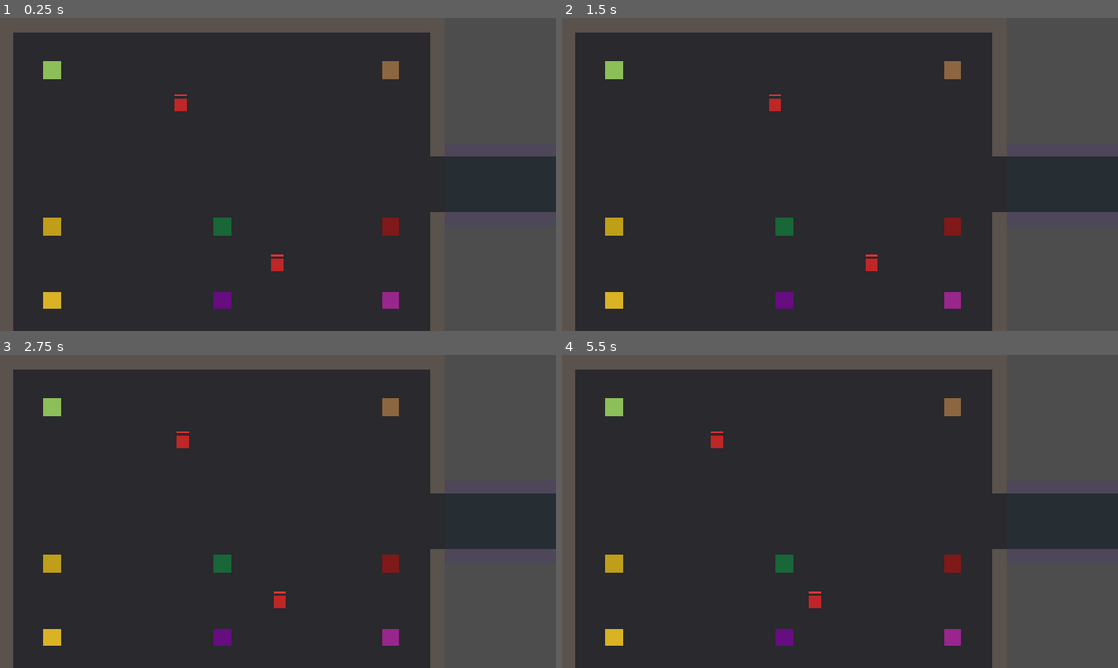
Above: before the commit, frames 1-4 (two rows, left to right).
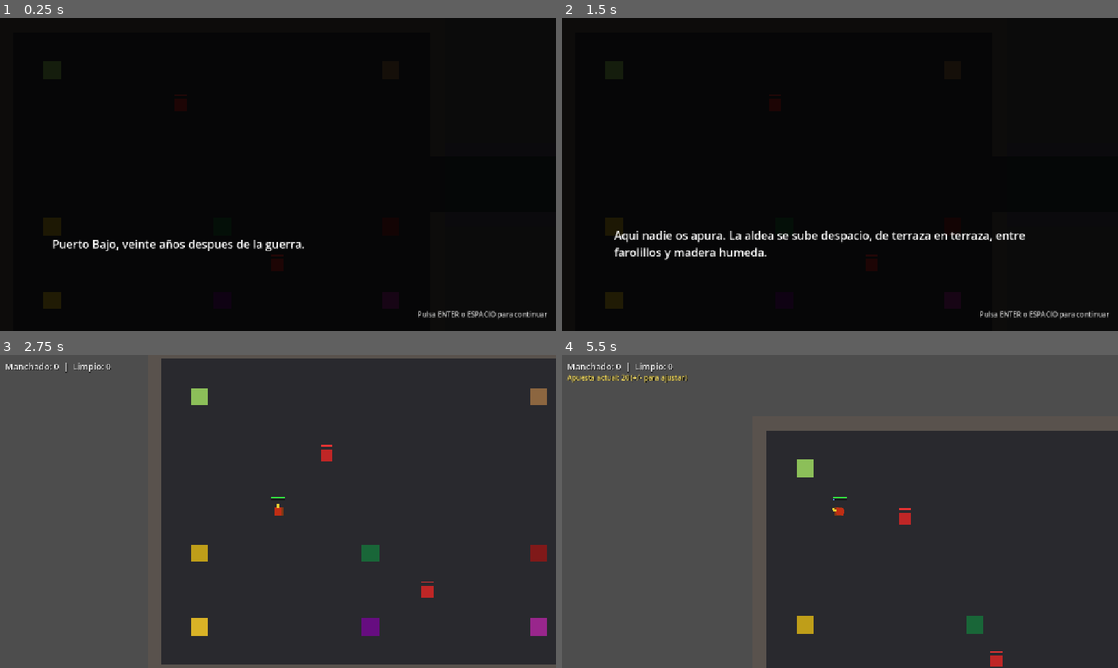
Above: after the commit, the same moments.

Repository: thejowe/ninjex
Game: Godot game, scene res://scenes/main/main.tscn
Same seed, same stepped clock (60 frames per second), same inputs: the game is played once before the commit and once after it.
Inputs (mouse positions are in pixels of both pictures, inside the frame that each line leads up to):
- Up to frame 1 (0.25 s): no input
- Up to frame 2 (1.5 s): tap Enter (ui_accept) at 0.5 s; move the mouse to (962, 158) at 0.52 s; hold D (move_right) 0.53-1.28 s; hold Enter (ui_accept) 0.53-1.28 s; move the mouse to (728, 190) at 1.27 s; hold S (move_down) from 1.28 s (still down); tap T (apostar_alto) at 1.35 s
- Up to frame 3 (2.75 s): tap Enter (ui_accept) at 1.52, 1.55, 1.82 s; release S (move_down) at 2 s; click (278, 480) at 2 s, where only the run after the commit has a clickable "1. Fuego"
- Up to frame 4 (5.5 s): move the mouse to (895, 442) at 2.77 s; hold D (move_right) 2.78-3.53 s; hold Enter (ui_accept) 2.78-3.53 s; tap B (apostar_bajo) at 2.85 s; move the mouse to (812, 574) at 3.52 s; hold W (move_up) 3.53-4.28 s; tap - (apuesta_bajar) at 3.6 s; tap Enter (ui_accept) at 3.77, 3.8, 4.07, 5.27, 5.3 s; move the mouse to (1006, 558) at 4.27 s; hold Enter (ui_accept) 4.28-5.03 s; hold A (move_left) from 4.28 s (still down); tap = (apuesta_subir) at 4.35 s; move the mouse to (673, 464) at 5.02 s; click (673, 464) at 5.1 s

The runs differ from the first frame. In frame 1, 100% of the frame differs, in the area x 0-100%, y 0-100%; in frame 2, 100%; in frame 3, 48%; in frame 4, 55%.

Commit message:
Prologo y eleccion de estilo (H6): pantalla previa al spawn + nombres definitivos

Diff:
--- a/resources/styles/fisico.tres
+++ b/resources/styles/fisico.tres
@@ -4,7 +4,7 @@
 
 [resource]
 script = ExtResource("1")
-style_name = "Fisico"
+style_name = "Taijutsu"
 element_name = "fisico"
 melee_only = true
 chakra_max = 0.0
@@ -33,4 +33,8 @@
 puertas_vulnerability_factor = 0.5
 puertas_vulnerability_damage_multiplier = 2.0
 puertas_potenciador_duration_multiplier = 2.0
+sellos_technique_name = "Sello del Golpe Fantasma"
+sellos_fisico_range = 110.0
+sellos_fisico_cone_degrees = 80.0
+sellos_fisico_damage = 60.0
 vida_maxima = 120.0
--- a/scenes/main/main.gd
+++ b/scenes/main/main.gd
@@ -3,19 +3,43 @@
 ## host o cliente segun argumento de arranque (tarea "unirse como cliente"):
 ## --server fuerza host, --client=IP se une a esa IP, sin argumentos cae en
 ## host por defecto (mismo comportamiento que antes, para no romper el
-## playtest de un solo peer). Placeholder de vertical slice: no hay menu,
-## para probar con 2 instancias reales se lanzan 2 .exe con distintos args.
+## playtest de un solo peer).
+##
+## H6: antes de conectar se muestra el prologo y la pantalla de eleccion de
+## estilo (ver scripts/ui/prologo.gd y seleccion_estilo.gd) -- cada peer las
+## ve solo en su pantalla, no viajan por red. El estilo elegido se manda al
+## host via NetworkManager.submit_style_choice en cuanto la conexion esta
+## lista; el host ya no spawnea automaticamente al conectar (ver
+## NetworkManager.host_game/_on_peer_connected), espera a ese RPC.
+
+const PROLOGO_SCENE := preload("res://scenes/ui/prologo.tscn")
+const SELECCION_ESTILO_SCENE := preload("res://scenes/ui/seleccion_estilo.tscn")
 
 func _ready() -> void:
 	NetworkManager.players_root = $Players
 	NetworkManager.effects_root = $Effects
 	NetworkManager.cadavers_root = $Cadavers
 	NetworkManager.spawn_points.assign($TestRoom/PlayerSpawns.get_children())
+	_run_intro_flow()
+
+func _run_intro_flow() -> void:
+	var prologo := PROLOGO_SCENE.instantiate()
+	add_child(prologo)
+	await prologo.finished
+	prologo.queue_free()
+
+	var seleccion := SELECCION_ESTILO_SCENE.instantiate()
+	add_child(seleccion)
+	var estilo_path: String = await seleccion.estilo_elegido
+	seleccion.queue_free()
+
 	var client_ip := _client_ip_from_args()
 	if client_ip != "":
 		NetworkManager.join_game(client_ip)
+		await multiplayer.connected_to_server
 	else:
 		NetworkManager.host_game()
+	NetworkManager.submit_style_choice.rpc_id(1, estilo_path)
 
 func _client_ip_from_args() -> String:
 	for arg in OS.get_cmdline_user_args():
--- /dev/null
+++ b/scenes/ui/prologo.tscn
@@ -0,0 +1,48 @@
+[gd_scene load_steps=2 format=3 uid="uid://bwqf6n3s8c7t1"]
+
+[ext_resource type="Script" path="res://scripts/ui/prologo.gd" id="1"]
+
+[node name="Prologo" type="CanvasLayer"]
+script = ExtResource("1")
+
+[node name="Fondo" type="ColorRect" parent="."]
+anchors_preset = 15
+anchor_right = 1.0
+anchor_bottom = 1.0
+grow_horizontal = 2
+grow_vertical = 2
+color = Color(0, 0, 0, 0.85)
+
+[node name="Panel" type="MarginContainer" parent="."]
+anchors_preset = 15
+anchor_right = 1.0
+anchor_bottom = 1.0
+offset_left = 120.0
+offset_top = 420.0
+offset_right = -120.0
+offset_bottom = -100.0
+grow_horizontal = 2
+grow_vertical = 2
+
+[node name="Label" type="Label" parent="Panel"]
+layout_mode = 2
+theme_override_colors/font_color = Color(1, 1, 1, 1)
+theme_override_font_sizes/font_size = 26
+autowrap_mode = 3
+text = ""
+
+[node name="HintLabel" type="Label" parent="."]
+anchors_preset = 3
+anchor_left = 1.0
+anchor_top = 1.0
+anchor_right = 1.0
+anchor_bottom = 1.0
+offset_left = -440.0
+offset_top = -50.0
+offset_right = -20.0
+offset_bottom = -20.0
+grow_horizontal = 0
+grow_vertical = 0
+theme_override_colors/font_color = Color(0.8, 0.8, 0.8, 1)
+horizontal_alignment = 2
+text = "Pulsa ENTER o ESPACIO para continuar"
--- /dev/null
+++ b/scenes/ui/seleccion_estilo.tscn
@@ -0,0 +1,43 @@
+[gd_scene load_steps=2 format=3 uid="uid://dj3xk8m2p5w0q"]
+
+[ext_resource type="Script" path="res://scripts/ui/seleccion_estilo.gd" id="1"]
+
+[node name="SeleccionEstilo" type="CanvasLayer"]
+script = ExtResource("1")
+
+[node name="Fondo" type="ColorRect" parent="."]
+anchors_preset = 15
+anchor_right = 1.0
+anchor_bottom = 1.0
+grow_horizontal = 2
+grow_vertical = 2
+color = Color(0.05, 0.05, 0.08, 0.95)
+
+[node name="Panel" type="CenterContainer" parent="."]
+anchors_preset = 15
+anchor_right = 1.0
+anchor_bottom = 1.0
+grow_horizontal = 2
+grow_vertical = 2
+
+[node name="MarginContainer" type="MarginContainer" parent="Panel"]
+layout_mode = 2
+theme_override_constants/margin_left = 40
+theme_override_constants/margin_top = 40
+theme_override_constants/margin_right = 40
+theme_override_constants/margin_bottom = 40
+
+[node name="VBox" type="VBoxContainer" parent="Panel/MarginContainer"]
+layout_mode = 2
+theme_override_constants/separation = 14
+
+[node name="Titulo" type="Label" parent="Panel/MarginContainer/VBox"]
+layout_mode = 2
+theme_override_colors/font_color = Color(1, 1, 1, 1)
+theme_override_font_sizes/font_size = 32
+horizontal_alignment = 1
+text = "Elige tu estilo"
+
+[node name="Lista" type="VBoxContainer" parent="Panel/MarginContainer/VBox"]
+layout_mode = 2
+theme_override_constants/separation = 8
--- a/scripts/network/network_manager.gd
+++ b/scripts/network/network_manager.gd
@@ -227,6 +227,12 @@
 	dinero_limpio = nuevo_limpio
 	casa_equipo_jardin_comprado = true
 
+## Estilo elegido por cada peer en la pantalla de eleccion previa al spawn
+## (H6, ver scripts/ui/seleccion_estilo.gd) -- guardado como el path del
+## recurso .tres. Sin entrada == ese peer aun no ha elegido, todavia no se
+## spawnea (ver submit_style_choice). Solo lo muta el host.
+var style_choice: Dictionary = {}
+
 func host_game() -> void:
 	# multiplayer.multiplayer_peer NUNCA es null por defecto: Godot le pone un
 	# OfflineMultiplayerPeer de por si. Comprobar "!= null" no detecta ese caso
@@ -241,9 +247,9 @@
 	multiplayer.multiplayer_peer = peer
 	multiplayer.peer_connected.connect(_on_peer_connected)
 	multiplayer.peer_disconnected.connect(_on_peer_disconnected)
-	# El host es siempre el peer 1 y se spawnea en cuanto el servidor existe,
-	# sin esperar a peer_connected (esa senal no llega para uno mismo).
-	_spawn_player(1)
+	# El spawn del host (peer 1) ya NO ocurre aqui (H6): espera a que main.gd
+	# termine el prologo + pantalla de eleccion de estilo y mande
+	# submit_style_choice, igual que cualquier otro peer.
 
 func join_game(ip: String) -> void:
 	if not (multiplayer.multiplayer_peer is OfflineMultiplayerPeer):
@@ -256,22 +262,38 @@
 	multiplayer.multiplayer_peer = peer
 	multiplayer.peer_connected.connect(_on_peer_connected)
 	multiplayer.peer_disconnected.connect(_on_peer_disconnected)
-	# No se spawnea aqui: el host detecta la conexion via peer_connected y
-	# llama a _spawn_player, que replica al nuevo jugador a todos los peers
-	# (incluido este cliente) via el MultiplayerSpawner.
-
-func _on_peer_connected(id: int) -> void:
-	if multiplayer.is_server():
-		_spawn_player(id)
+	# No se spawnea aqui: el spawn real lo dispara submit_style_choice en
+	# cuanto este cliente elige estilo y confirma la conexion (ver main.gd).
+
+func _on_peer_connected(_id: int) -> void:
+	pass # el spawn ya no depende de la conexion, ver submit_style_choice.
 
 func _on_peer_disconnected(id: int) -> void:
+	style_choice.erase(id)
 	if players_root == null:
 		return
 	var node := players_root.get_node_or_null(str(id))
 	if node != null:
 		node.queue_free()
 
-func _spawn_player(id: int) -> void:
+## Pedido por cada peer (host incluido) en cuanto termina la pantalla de
+## eleccion de estilo y la conexion esta lista (ver main.gd _run_intro_flow).
+## Mismo patron any_peer+call_local+validacion por sender_id que el resto de
+## submit_* de player.gd, pero vive aqui porque este RPC ocurre ANTES de que
+## exista ningun nodo Player al que atar la autoridad.
+@rpc("any_peer", "call_local", "reliable")
+func submit_style_choice(style_path: String) -> void:
+	if not multiplayer.is_server():
+		return
+	var sender_id := multiplayer.get_remote_sender_id()
+	if sender_id == 0:
+		sender_id = multiplayer.get_unique_id() # llamada local del propio host
+	if style_choice.has(sender_id):
+		return # ya eligio antes (RPC duplicado o reconexion), no re-spawnear
+	style_choice[sender_id] = style_path
+	_spawn_player(sender_id, style_path)
+
+func _spawn_player(id: int, style_path: String = "") -> void:
 	if players_root == null:
 		push_warning("NetworkManager: players_root no asignado todavia, no se puede spawnear peer %d" % id)
 		return
@@ -280,6 +302,11 @@
 	var player_scene: PackedScene = preload("res://scenes/player/player.tscn")
 	var player := player_scene.instantiate()
 	player.name = str(id)
+	# Se asigna ANTES de add_child: el _ready() del jugador (que decide el
+	# estilo por defecto si style_data es null) se dispara en cuanto entra al
+	# arbol, asi que tiene que estar puesto antes.
+	if style_path != "":
+		player.style_data = load(style_path)
 	# add_child en el servidor es lo que dispara la replicacion automatica
 	# via el MultiplayerSpawner de la escena main (player.tscn esta en su
 	# lista de escenas auto-spawneables).
--- a/scripts/player/player.gd
+++ b/scripts/player/player.gd
@@ -14,12 +14,13 @@
 ## conectado (este playtest) host y jugador son el mismo peer -- con un
 ## segundo jugador real el flujo ya esta listo.
 ##
-## Ayuda de playtest, NO es una mecanica real del juego: las teclas 1/2/3
-## cambian el estilo del propio jugador en caliente (Fuego/Viento/Fisico).
-## Sirve para poder probar los tres estilos -- incluida la combinacion
-## Viento sobre Fuego -- con un solo teclado conectado. La eleccion de
-## estilo real (pantalla del hub) es tarea futura y no tiene nada que ver
-## con esto.
+## Ayuda de playtest, NO es una mecanica real del juego: las teclas 1-6
+## (debug_style_* en project.godot) cambian el estilo del propio jugador en
+## caliente. Sirve para probar combinaciones de estilos con un solo teclado
+## conectado. La eleccion de estilo REAL ya existe (H6): pantalla previa al
+## spawn (ver scripts/ui/seleccion_estilo.gd + NetworkManager.submit_style_choice/
+## _spawn_player) -- estas teclas quedan solo como atajo de debug, no hace
+## falta tocarlas para jugar.
 
 const SPEED := 220.0
 const DEFAULT_STYLE_PATH := "res://resources/styles/fuego.tres"
@@ -192,6 +193,16 @@
 var _zone_charge_time: float = 0.0
 var _zone_preview: Node2D = null
 
+# --- Sellos (R mantenido, secuencia de 3 direccionales) -------------------
+## Tecnica oculta de pergamino (H6): mantener R inmoviliza al jugador (ver
+## _handle_movement) y captura hasta 3 pulsaciones direccionales. Soltar R
+## antes de completar 3 cancela sin efecto. A diferencia de la Zona (que deja
+## moverse mientras se carga con Q), este es el "momento de riesgo" del
+## brief -- por eso bloquea movimiento, cosa que Zona no hace.
+var _sellos_charging: bool = false
+var _sellos_directions: Array[String] = []
+const SELLOS_SECUENCIA_LONGITUD := 3
+
 # --- Impulso ---
 var _impulse_cooldown_remaining: float = 0.0
 var _impulse_active_time: float = 0.0
@@ -335,6 +346,8 @@
 		_zone_preview.queue_free()
 		_zone_preview = null
 	_zone_charging = false
+	_sellos_charging = false
+	_sellos_directions.clear()
 	grabbed_enemy_path = NodePath("")
 	# Color base de torso/piernas segun el estilo actual -- recalculado aqui
 	# (arranque y cada cambio de estilo del debug 1/2/3) para que las Puertas
@@ -441,6 +454,7 @@
 		if style_data.melee_only:
 			_handle_puertas(delta)
 		_handle_zone_input(delta)
+		_handle_sellos_input()
 		_process_grab_hold()
 		_process_carry_hold()
 		if Input.is_action_just_pressed("attack_basic"):
@@ -536,6 +550,12 @@
 		# directamente por posicion; el WASD no debe pelearse con el dash.
 		velocity = Vector2.ZERO
 		return
+	if _sellos_charging:
+		# Brief: "inmovil mientras las haces" -- las direccionales que se
+		# pulsan aqui alimentan la secuencia (ver _handle_sellos_input), no
+		# mueven al jugador.
+		velocity = Vector2.ZERO
+		return
 	var input_dir := Vector2(
 		Input.get_action_strength("move_right") - Input.get_action_strength("move_left"),
 		Input.get_action_strength("move_down") - Input.get_action_strength("move_up")
@@ -1454,6 +1474,106 @@
 		zone.participates_in_combo = false
 		effects_root.add_child(zone)
 		zone.global_position = from_pos.lerp(to_pos, t)
+
+# =========================================================================
+# Sellos -- mantener R, secuencia de 3 direccionales, tecnica oculta.
+# =========================================================================
+
+## Corre cada fotograma para la autoridad del personaje (ver _physics_process,
+## igual que _handle_zone_input). Mantener R inmoviliza (ver _handle_movement)
+## y captura hasta 3 pulsaciones direccionales; soltar R antes de completar 3
+## cancela sin efecto.
+func _handle_sellos_input() -> void:
+	if Input.is_action_just_pressed("sellos") and not _zone_charging and _get_grabbed_enemy() == null:
+		_sellos_charging = true
+		_sellos_directions.clear()
+	if not _sellos_charging:
+		return
+	if Input.is_action_just_released("sellos"):
+		_sellos_charging = false
+		_sellos_directions.clear()
+		return
+	var dir := ""
+	if Input.is_action_just_pressed("move_left"):
+		dir = "left"
+	elif Input.is_action_just_pressed("move_right"):
+		dir = "right"
+	elif Input.is_action_just_pressed("move_up"):
+		dir = "up"
+	elif Input.is_action_just_pressed("move_down"):
+		dir = "down"
+	if dir == "":
+		return
+	_sellos_directions.append(dir)
+	if _sellos_directions.size() >= SELLOS_SECUENCIA_LONGITUD:
+		_sellos_charging = false
+		var secuencia := _sellos_directions.duplicate()
+		_sellos_directions.clear()
+		submit_sellos_technique.rpc_id(1, secuencia, get_global_mouse_position())
+
+## secuencia va sin usar por ahora (el host solo comprueba que este completa):
+## se manda igual porque el sistema de pergaminos futuro (casino-agent) la
+## necesitara para decidir QUE tecnica sale de cada combinacion direccional;
+## hasta que exista, cada estilo tiene una unica tecnica fija en su
+## StyleData (ver comentario de cabecera de style_data.gd, grupo "Sellos").
+@rpc("any_peer", "call_local", "reliable")
+func submit_sellos_technique(secuencia: Array, aim_point: Vector2) -> void:
+	if not multiplayer.is_server():
+		return
+	if not _validate_sender():
+		return
+	if secuencia.size() < SELLOS_SECUENCIA_LONGITUD:
+		return # secuencia incompleta o manipulada -- se ignora sin penalizar
+	var usa_chakra: bool = style_data.chakra_max > 0.0
+	if usa_chakra and chakra_current < style_data.sellos_chakra_cost:
+		return
+	var new_chakra: float = chakra_current - style_data.sellos_chakra_cost if usa_chakra else chakra_current
+	var damage_type := _basic_damage_type()
+	var mult: float = _current_damage_multiplier()
+
+	if style_data.melee_only:
+		# Fisico: cono como el Basico/Agarre (sin chakra que gastar), golpe
+		# unico mucho mas fuerte que el Basico.
+		var facing_dir: Vector2 = aim_point - global_position
+		if facing_dir.length() < 0.001:
+			facing_dir = Vector2.RIGHT.rotated(_torso.rotation)
+		facing_dir = facing_dir.normalized()
+		var damage: float = style_data.sellos_fisico_damage * mult
+		for enemigo in _find_enemies_in_cone(style_data.sellos_fisico_range, style_data.sellos_fisico_cone_degrees, facing_dir):
+			if enemigo.has_method("recibir_daño"):
+				enemigo.recibir_daño(damage_type, damage)
+	elif style_data.element_name == "agua":
+		# Agua: sin daño de area -- cura de golpe, aplicada en
+		# confirm_sellos_technique (mismo patron que el resto de curas, que
+		# corren en todos los peers via RPC en vez de solo en el host).
+		pass
+	else:
+		# Fuego (nova), Rayo (descarga), Tierra (puño sismico): area simple
+		# alrededor del jugador, solo cambia el damage_type. Viento ademas
+		# arrastra de golpe a quien alcance hacia el punto de origen.
+		var damage: float = style_data.sellos_damage * mult
+		var pull_distance: float = 0.0
+		if style_data.element_name == "viento":
+			pull_distance = style_data.sellos_viento_pull_distance
+		for enemigo in get_tree().get_nodes_in_group(GRUPO_ENEMIGOS):
+			if not (enemigo is Node2D):
+				continue
+			var dist: float = global_position.distance_to(enemigo.global_position)
+			if dist > style_data.sellos_radius:
+				continue
+			if pull_distance > 0.0:
+				enemigo.global_position = enemigo.global_position.move_toward(global_position, min(pull_distance, dist))
+			if enemigo.has_method("recibir_daño"):
+				enemigo.recibir_daño(damage_type, damage)
+
+	confirm_sellos_technique.rpc(new_chakra)
+
+@rpc("any_peer", "call_local", "reliable")
+func confirm_sellos_technique(new_chakra: float) -> void:
+	chakra_current = new_chakra
+	if style_data.element_name == "agua":
+		vida_actual = min(vida_actual + style_data.sellos_agua_self_heal, style_data.vida_maxima)
+	trigger_hit_shake(SCREEN_SHAKE_ATTACK_STRENGTH * 1.5)
 
 # =========================================================================
 # Puertas (solo Fisico) -- mantener F.
--- /dev/null
+++ b/scripts/ui/prologo.gd
@@ -0,0 +1,38 @@
+extends CanvasLayer
+## Prologo textual antes de la primera partida (H6, brief seccion 5 y diseno
+## seccion 2 "Puerto Bajo"). Paneles de texto secuenciales -- no hace falta
+## un sistema de dialogo con arbol de opciones para este vertical slice
+## (sobreconstruir para esta tanda). Cada peer lo ve solo en su propia
+## pantalla: es ambientacion, no viaja por red ni bloquea a nadie mas.
+
+signal finished
+
+const LINEAS := [
+	"Puerto Bajo, veinte años despues de la guerra.",
+	"El clan perdio. Los que quedan sobreviven del contrabando: carne, secretos, lo que pese.",
+	"Aqui nadie os apura. La aldea se sube despacio, de terraza en terraza, entre farolillos y madera humeda.",
+	"Pero el dinero manchado no vale nada en la calle. Hay que subir al Muelle Alto y cambiarlo -- si el casino no se queda con demasiado.",
+	"Antes de bajar al muelle, elegid como peleais.",
+]
+
+@onready var _label: Label = $Panel/Label
+
+var _index := 0
+
+func _ready() -> void:
+	_show_line()
+
+func _unhandled_input(event: InputEvent) -> void:
+	if event.is_action_pressed("ui_accept"):
+		_advance()
+		get_viewport().set_input_as_handled()
+
+func _advance() -> void:
+	_index += 1
+	if _index >= LINEAS.size():
+		finished.emit()
+		return
+	_show_line()
+
+func _show_line() -> void:
+	_label.text = LINEAS[_index]
--- /dev/null
+++ b/scripts/ui/seleccion_estilo.gd
@@ -0,0 +1,47 @@
+extends CanvasLayer
+## Pantalla de eleccion de estilo (H6): cada peer elige uno de los 6 estilos
+## antes de spawnear. El resultado se manda al host via
+## NetworkManager.submit_style_choice (ver main.gd _run_intro_flow), que lo
+## usa en _spawn_player en vez del StyleData hardcodeado de antes.
+##
+## Sustituye a las teclas debug_style_* como mecanica REAL de eleccion --
+## esas siguen existiendo solo como atajo de playtest en caliente (ver
+## comentario de cabecera de player.gd _handle_debug_style_switch).
+##
+## Nombres definitivos de los 6 estilos (brief 2.1, pregunta abierta:
+## "Fisico" era un marcador de posicion que sonaba a categoria de menu):
+## Fuego, Agua, Rayo, Viento, Tierra y Taijutsu (el melee puro, sin chakra).
+## Los nombres se leen de StyleData.style_name de cada .tres, no se repiten
+## aqui a mano -- element_name/nombre de archivo NO se tocan, otros scripts
+## ya los referencian por string.
+
+signal estilo_elegido(path: String)
+
+const RUTAS := [
+	"res://resources/styles/fuego.tres",
+	"res://resources/styles/agua.tres",
+	"res://resources/styles/rayo.tres",
+	"res://resources/styles/viento.tres",
+	"res://resources/styles/tierra.tres",
+	"res://resources/styles/fisico.tres",
+]
+
+@onready var _lista: VBoxContainer = $Panel/MarginContainer/VBox/Lista
+
+func _ready() -> void:
+	for i in RUTAS.size():
+		var estilo: StyleData = load(RUTAS[i])
+		var boton := Button.new()
+		boton.text = "%d. %s" % [i + 1, estilo.style_name]
+		boton.pressed.connect(_elegir.bind(RUTAS[i]))
+		_lista.add_child(boton)
+
+func _unhandled_input(event: InputEvent) -> void:
+	if event is InputEventKey and event.pressed and not event.echo:
+		var idx: int = event.keycode - KEY_1
+		if idx >= 0 and idx < RUTAS.size():
+			_elegir(RUTAS[idx])
+			get_viewport().set_input_as_handled()
+
+func _elegir(path: String) -> void:
+	estilo_elegido.emit(path)
